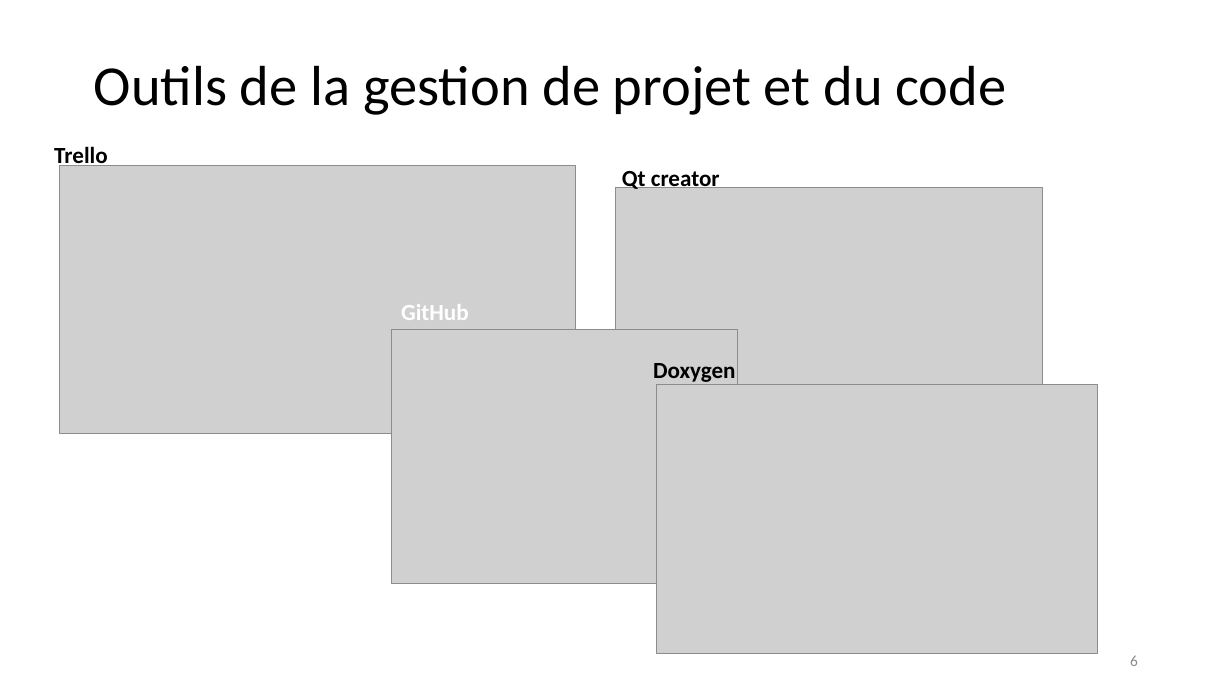
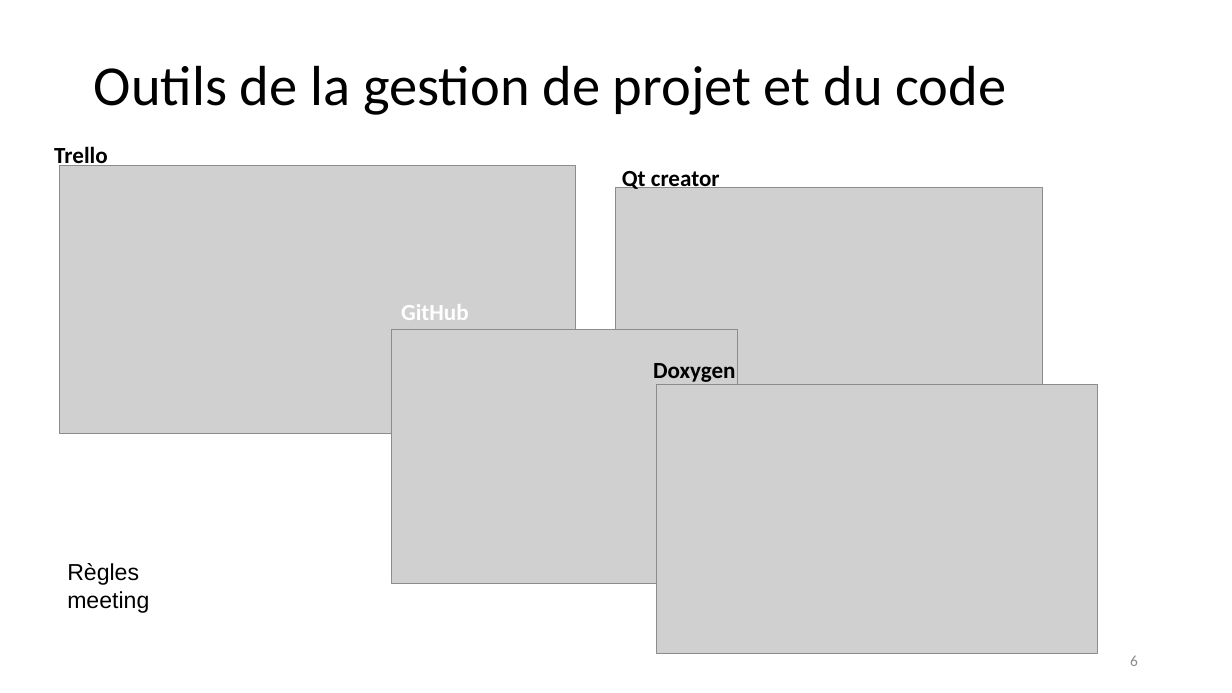
Before and after one commit to jeromelane/WeatherCheckingRpi, a slide deck: slide 6 of weathercheckingrpi/doc/Presentations/projet_meteo_JL_KG_24042019v3.pptx. Drawn at 1232x693 pixels with LibreOffice and Linux fonts; fonts in the diff are those of the drawing; grey boxes stand for pictures. Boxes give left, top, right and bottom in pixels: in the first picture for what was removed or moved away, otherwise in the second. Text is boxed around its words. In the diff, an @@ line names an element or a change of style, - is before the commit and + after.

```diff
--- a/weathercheckingrpi/doc/Presentations/projet_meteo_JL_KG_24042019v3.pptx
+++ b/weathercheckingrpi/doc/Presentations/projet_meteo_JL_KG_24042019v3.pptx
@@ text added at (x1=67, y1=563, x2=149, y2=613), 18 pt, text #000000 @@
+Règles meeting
```
Also in this commit, not shown: 3 other slides changed, 1 slide added, 38 other files.
